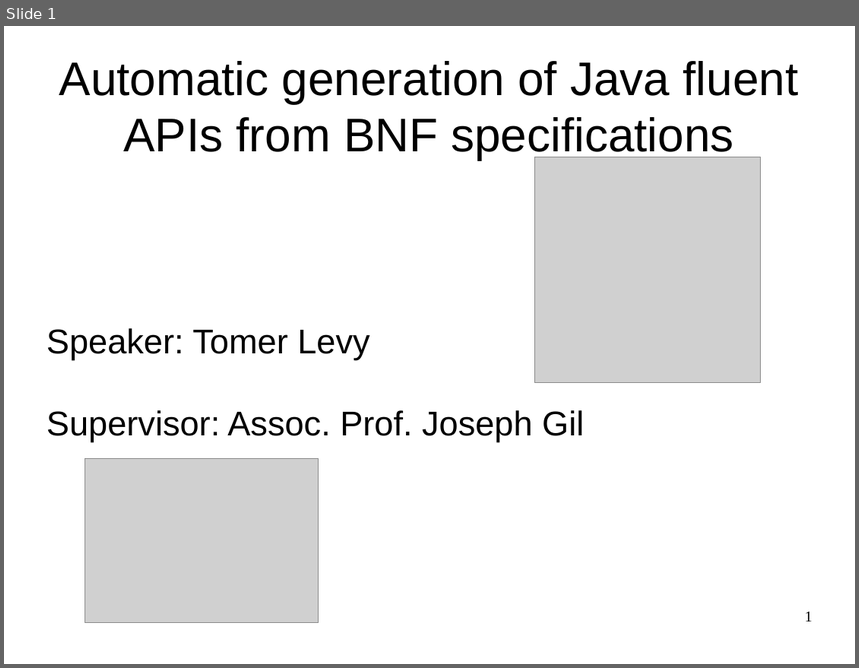
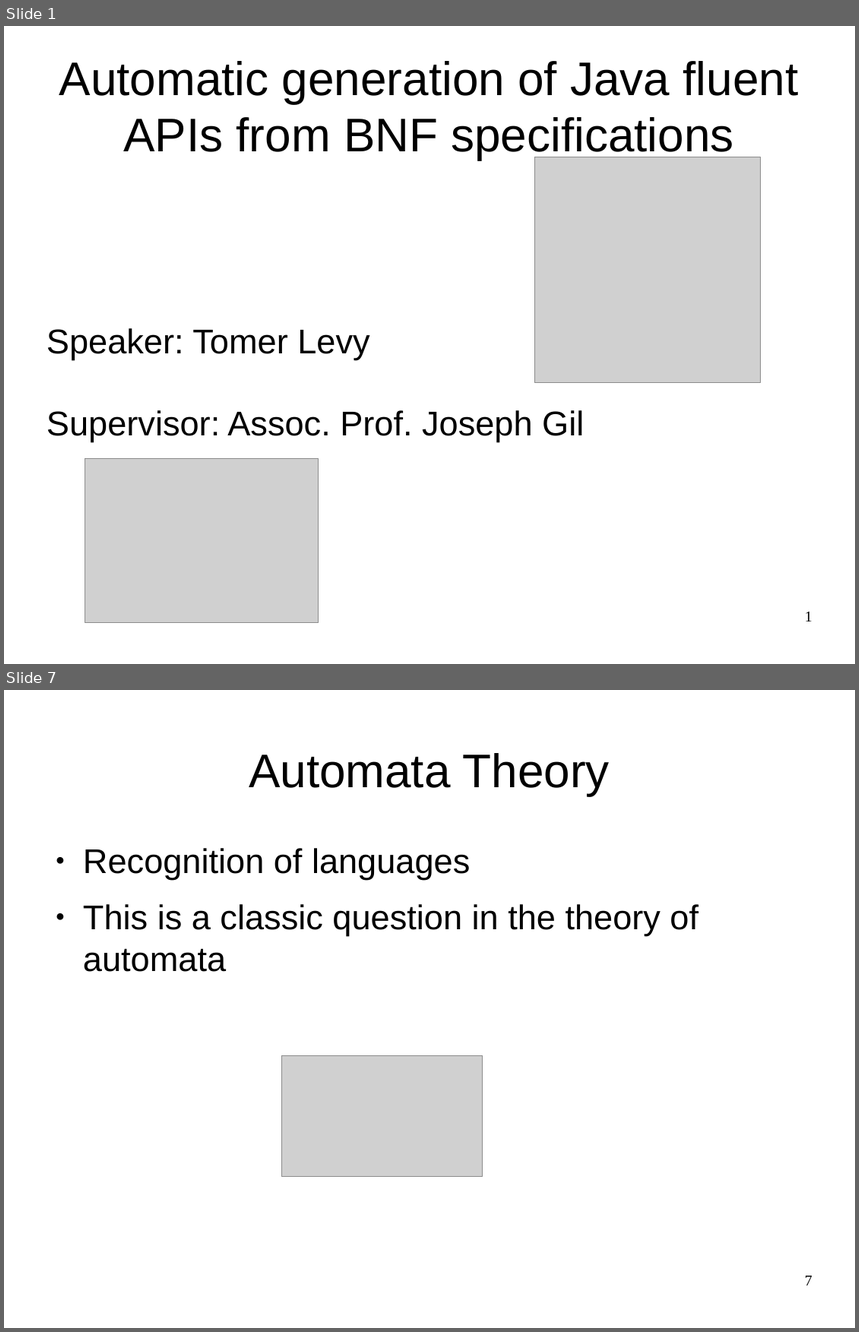
Before and after one commit to OriRoth/fling, a slide deck: Manuscripts/Thesis Seminar/Thesis Seminar.odp. Shown one above the other, each under a label of ours: slide 1 before the commit, slides 1 and 7 after it; the slides between them are not shown. The pictures are 859x668 and 859x1332 pixels, drawn with LibreOffice and Linux fonts; fonts in the diff are those of the drawing; grey boxes stand for pictures. Boxes give left, top, right and bottom in pixels: in the first picture for what was removed or moved away, otherwise in the second. Text is boxed around its words. In the diff, an @@ line names an element or a change of style, - is before the commit and + after.

```diff
--- a/Manuscripts/Thesis Seminar/Thesis Seminar.odp
+++ b/Manuscripts/Thesis Seminar/Thesis Seminar.odp
@@ slide 7 added at (x1=4, y1=690, x2=855, y2=1328), background #FFFFFF @@
@@ title added at (x1=249, y1=753, x2=610, y2=796), 44 pt, text #000000 @@
+Automata Theory
@@ text added at (x1=83, y1=848, x2=699, y2=972), 32 pt, text #000000 @@
+● Recognition of languages
+● This is a classic question in the theory of automata
@@ picture added at (x1=282, y1=1056, x2=483, y2=1176) @@
@@ page number added at (x1=805, y1=1276, x2=813, y2=1286), 14 pt, text #000000 @@
+7
```
Also in this commit, not shown: 2 slides changed, 5 other slides added, 1 other file.
